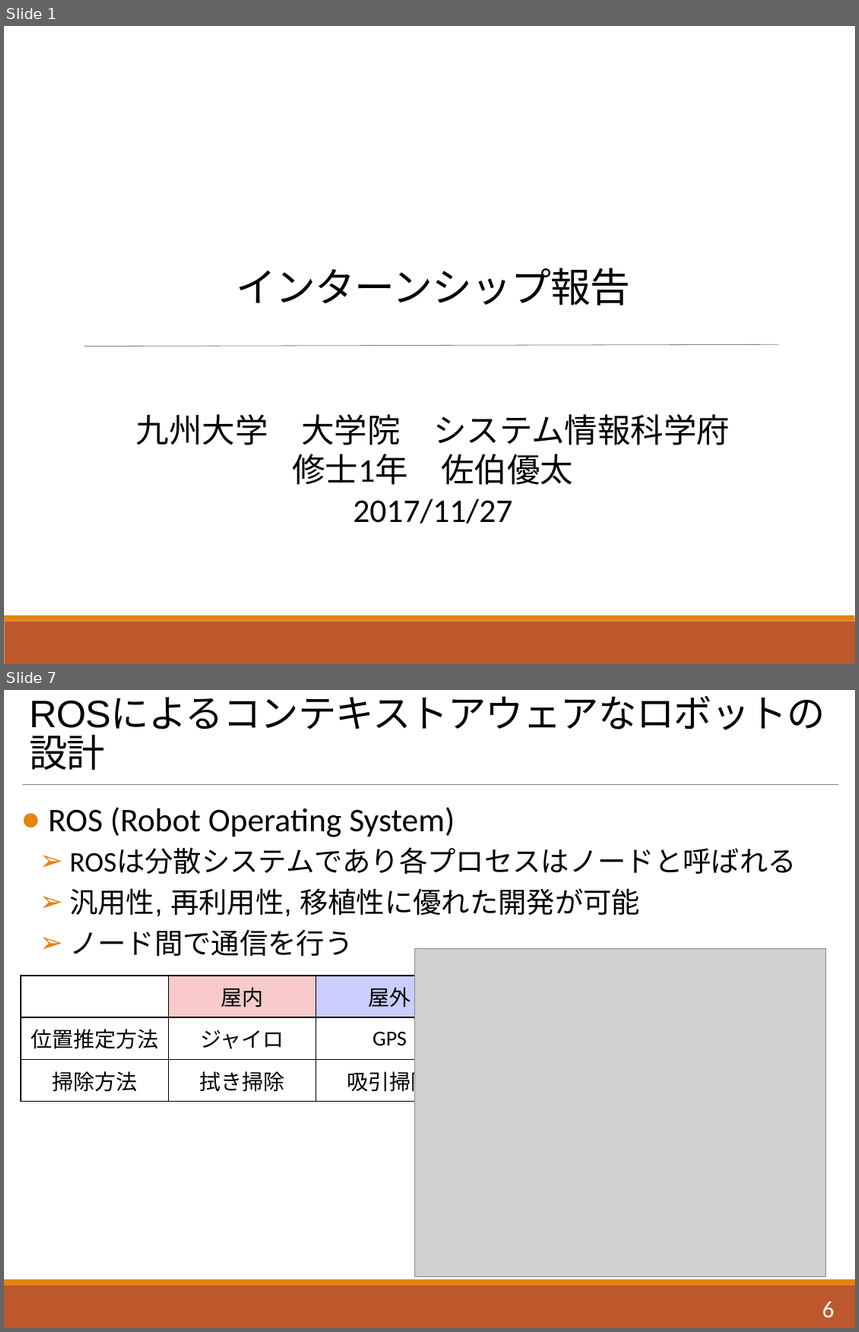
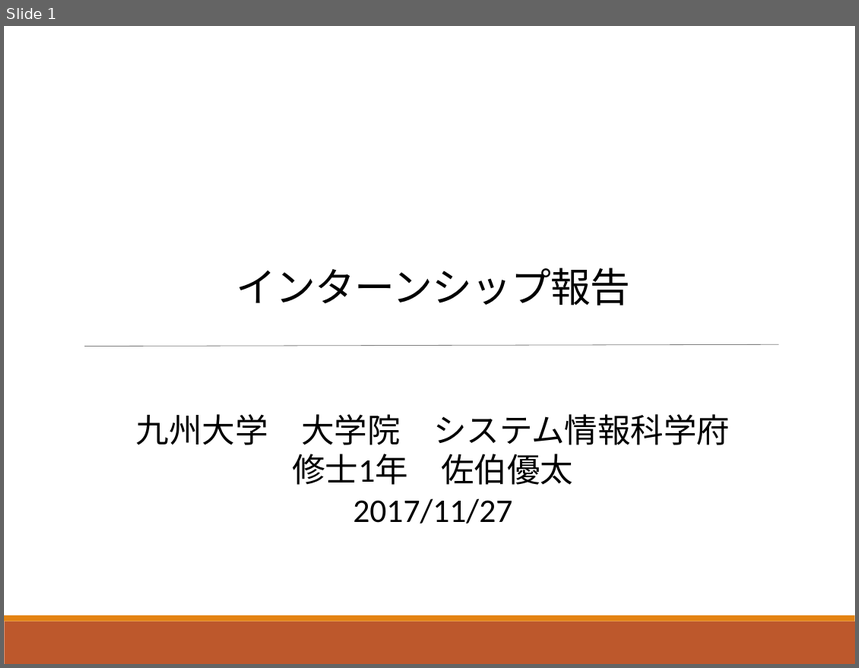
Before and after one commit to Saeki1120/Document, a slide deck: PBL/インターン報告会/インターン報告.pptx. Shown one above the other, each under a label of ours: slides 1 and 7 before the commit, slide 1 after it; the slides between them are not shown. The pictures are 859x1332 and 859x668 pixels, drawn with LibreOffice and Linux fonts; fonts in the diff are those of the drawing; grey boxes stand for pictures. Boxes give left, top, right and bottom in pixels: in the first picture for what was removed or moved away, otherwise in the second. Text is boxed around its words. In the diff, an @@ line names an element or a change of style, - is before the commit and + after.

```diff
--- a/PBL/インターン報告会/インターン報告.pptx
+++ b/PBL/インターン報告会/インターン報告.pptx
@@ slide 7 removed at box(4, 690, 855, 1328), background #FFFFFF; not listed: 1 template element that a slide beside it also shows @@
@@ title removed at box(21, 705, 843, 780) @@
-ROSによるコンテキストアウェアなロボットの設計
@@ line removed from (23, 785) to (838, 785) @@
@@ text removed at box(48, 807, 796, 956) @@
-● ROS (Robot Operating System)
-  ➢ ROSは分散システムであり各プロセスはノードと呼ばれる
-  ➢ 汎用性, 再利用性, 移植性に優れた開発が可能
-  ➢ ノード間で通信を行う
@@ picture removed at box(415, 948, 826, 1277) @@
@@ table removed at box(21, 976, 463, 1102), 3 rows, 3 columns @@
- | 屋内 | 屋外
-位置推定方法 | ジャイロ | GPS
-掃除方法 | 拭き掃除 | 吸引掃除
@@ rectangle removed at box(4, 1286, 855, 1328) @@
@@ page number removed at box(823, 1302, 835, 1319) @@
-6
```
Also in this commit, not shown: 3 slides changed, 1 slide added, 55 other slides removed.
